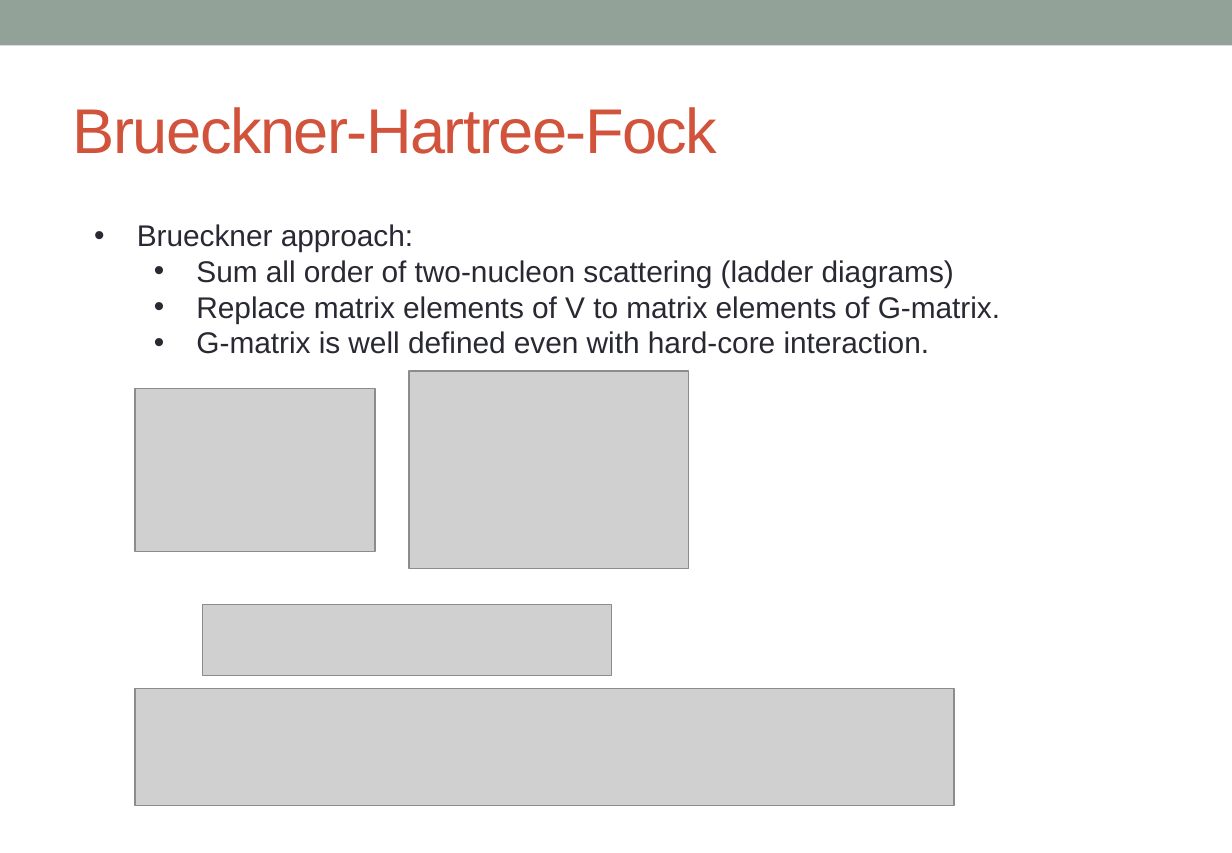
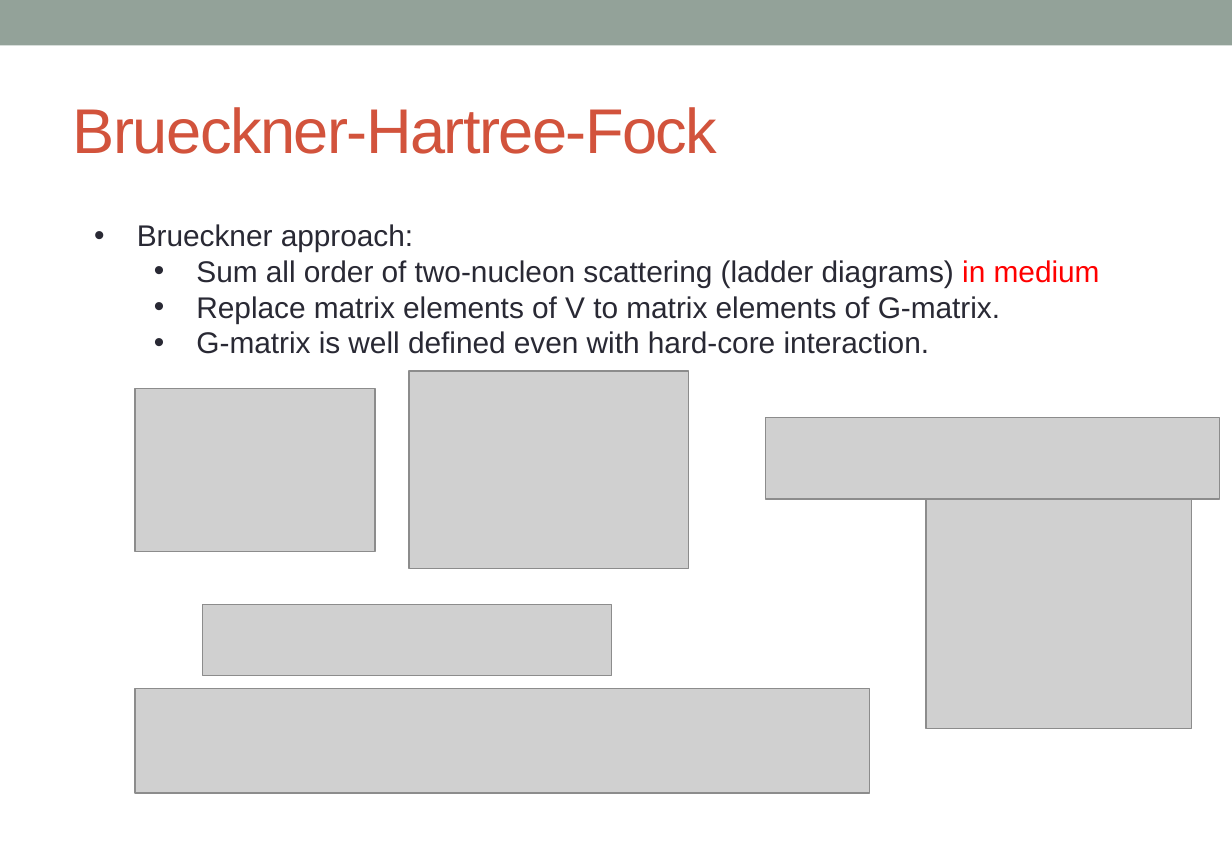
Before and after one commit to alphacentaury-github/NPSS2020, a slide deck: slide 8 of 20221201_숭실대_BHF_송영호.pptx (slide 7 before the commit). Drawn at 1232x853 pixels with LibreOffice and Linux fonts; fonts in the diff are those of the drawing; grey boxes stand for pictures. Boxes give left, top, right and bottom in pixels: in the first picture for what was removed or moved away, otherwise in the second. Text is boxed around its words. In the diff, an @@ line names an element or a change of style, - is before the commit and + after.

```diff
--- a/20221201_숭실대_BHF_송영호.pptx
+++ b/20221201_숭실대_BHF_송영호.pptx
@@ text at (196,260,1100,287): text changed @@
-  • Sum all order of two-nucleon scattering (ladder diagrams)
+  • Sum all order of two-nucleon scattering (ladder diagrams) in medium
@@ picture added at (766,417,1219,499) @@
@@ picture added at (926,499,1191,729) @@
@@ picture: place and size @@
-picture at (135,688,954,805)
+picture at (135,688,870,793)
```
Also in this commit, not shown: 13 other slides changed, 1 slide added.
